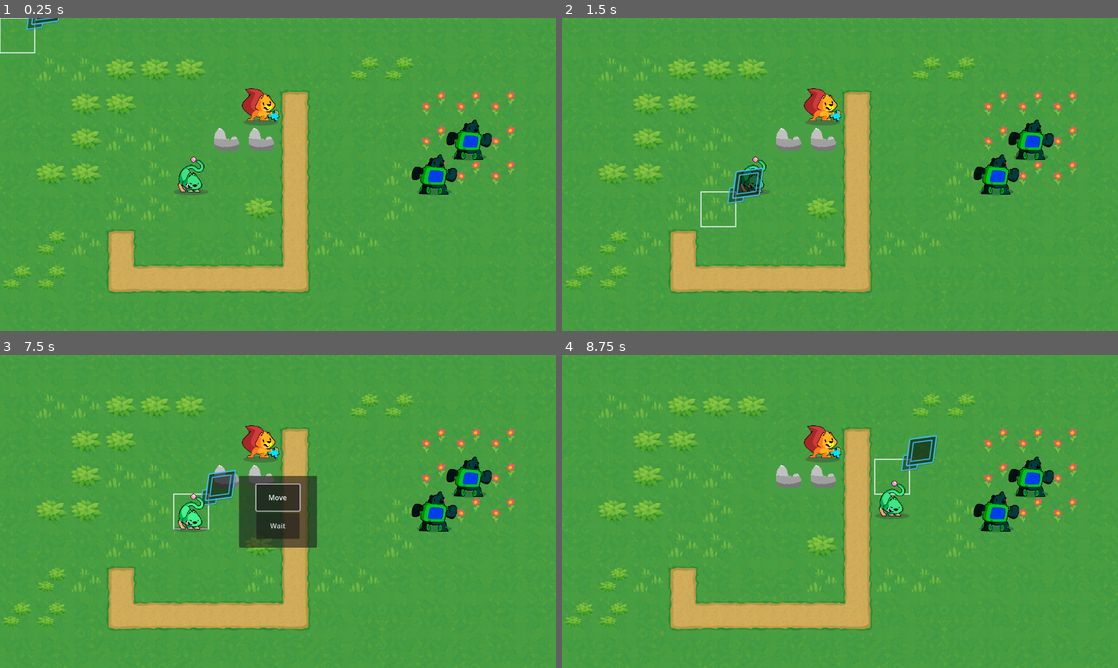
Above: before the commit, frames 1-4 (two rows, left to right).
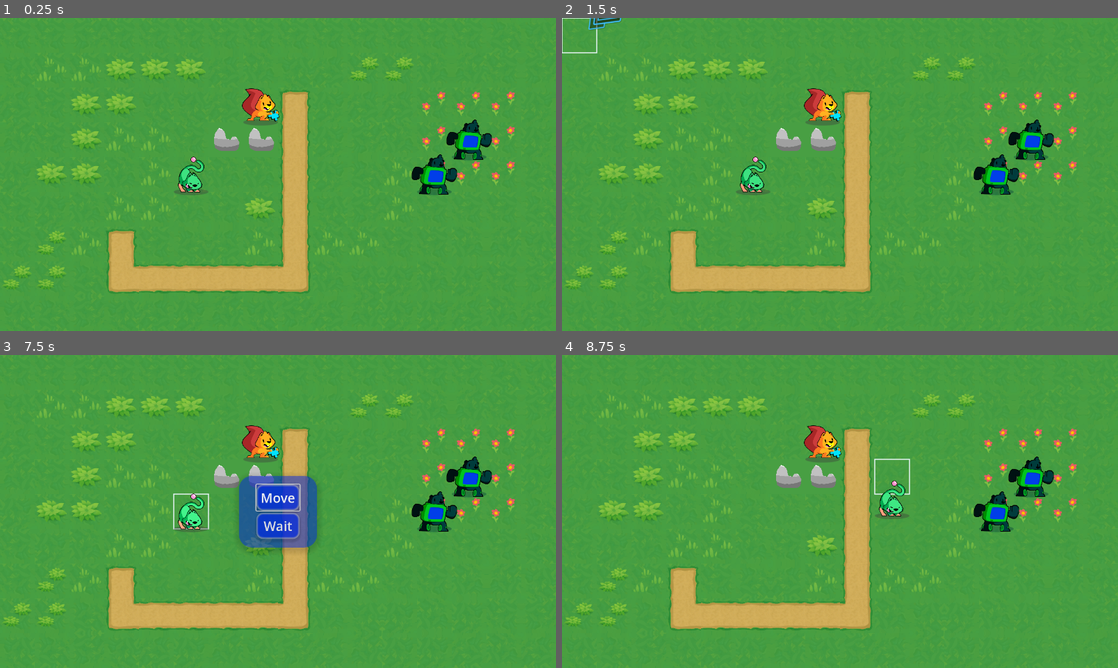
Above: after the commit, the same moments.

Repository: mojius/FarmStrategy
Game: Godot game, scene res://Main.tscn
The game is run twice, just before and just after one commit, with the same random seed, the same clock (stepped at 60 frames per second) and the same inputs.
Inputs (mouse positions are in pixels of both pictures, inside the frame that each line leads up to):
- Up to frame 1 (0.25 s): no input
- Up to frame 2 (1.5 s): tap Enter (ui_accept) at 0.5, 0.77 s; move the mouse to (962, 158) at 0.52 s; press the mouse at (962, 158) at 0.53 s; hold Right (ui_right) 0.53-1.28 s; move the mouse to (728, 190) at 1.27 s; release the mouse at (728, 190) at 1.28 s; hold Down (ui_down) from 1.28 s (still down); click (728, 190) at 1.35 s
- Up to frame 3 (7.5 s): tap Enter (ui_accept) at 1.52, 2, 2.75, 3.02, 3.5, 3.77, 4.25, 4.52, 5, 6.02, 6.77 s; move the mouse to (333, 442) at 2.02 s; release Down (ui_down) at 2.03 s; press the mouse at (333, 442) at 2.03 s; hold Right (ui_right) 2.03-2.78 s; move the mouse to (250, 574) at 2.77 s; release the mouse at (250, 574) at 2.78 s; hold Up (ui_up) 2.78-3.53 s; click (250, 574) at 2.85 s; move the mouse to (444, 558) at 3.52 s; press the mouse at (444, 558) at 3.53 s; hold Left (ui_left) 3.53-5.03 s; move the mouse to (111, 464) at 4.27 s; release the mouse at (111, 464) at 4.28 s; click (111, 464) at 4.35 s; move the mouse to (305, 511) at 5.02 s; press the mouse at (305, 511) at 5.03 s; hold Down (ui_down) 5.03-5.78 s; move the mouse to (194, 433) at 5.77 s; release the mouse at (194, 433) at 5.78 s; hold Right (ui_right) 5.78-6.53 s; click (194, 433) at 5.85 s; move the mouse to (400, 495) at 6.52 s; press the mouse at (400, 495) at 6.53 s; hold Up (ui_up) 6.53-7.28 s; move the mouse to (166, 527) at 7.27 s; release the mouse at (166, 527) at 7.28 s; hold Right (ui_right) from 7.28 s (still down); click (166, 527) at 7.35 s
- Up to frame 4 (8.75 s): tap Enter (ui_accept) at 7.52 s; move the mouse to (895, 442) at 8.02 s; release Right (ui_right) at 8.03 s; press the mouse at (895, 442) at 8.03 s; hold Down (ui_down) from 8.03 s (still down)

The runs differ from the first frame. In frame 1, 0.2% of the frame differs, in the area x 0-11%, y 0-12%; in frame 2, 0.8%; in frame 3, 3.7%, in the area x 36-57%, y 36-63%; in frame 4, 0.5%.

Commit message:
Some stats, UI work

Diff:
--- a/Main.tscn
+++ b/Main.tscn
@@ -11,6 +11,15 @@
 [ext_resource type="Texture2D" uid="uid://ck05qwlp8ti8h" path="res://Units/squirrel.png" id="8_bib8g"]
 [ext_resource type="Texture2D" uid="uid://b8ihnph4238fy" path="res://Units/bear.png" id="8_r13vx"]
 [ext_resource type="Texture2D" uid="uid://bncyyswwdl0lc" path="res://Units/bugcat.png" id="9_mrwsr"]
+[ext_resource type="Script" path="res://Units/Stats.gd" id="10_6aeo4"]
+
+[sub_resource type="Resource" id="Resource_nek10"]
+script = ExtResource("10_6aeo4")
+max_hp = 20
+hp_override = false
+override = 0
+attack = 3
+defense = 2
 
 [node name="Main" type="Node2D"]
 
@@ -39,6 +48,7 @@
 [node name="Bear" parent="GameBoard" instance=ExtResource("2_n3f5l")]
 modulate = Color(0, 1, 1, 1)
 position = Vector2(1097, 288)
+stats = SubResource("Resource_nek10")
 _faction = "Enemy"
 skin = ExtResource("8_r13vx")
 move_speed = 500
@@ -55,5 +65,6 @@
 skin = ExtResource("9_mrwsr")
 move_speed = 500
 
+[connection signal="cursor_enable" from="GameBoard" to="GameBoard/Cursor" method="_on_game_board_cursor_enable"]
 [connection signal="accept_pressed" from="GameBoard/Cursor" to="GameBoard" method="_on_cursor_accept_pressed"]
 [connection signal="moved" from="GameBoard/Cursor" to="GameBoard" method="_on_cursor_moved"]
--- a/Menu/ActionMenu.tscn
+++ b/Menu/ActionMenu.tscn
@@ -1,5 +1,6 @@
-[gd_scene load_steps=2 format=3 uid="uid://p1k7ttutslso"]
+[gd_scene load_steps=3 format=3 uid="uid://p1k7ttutslso"]
 
+[ext_resource type="Theme" uid="uid://f3cwprpras7p" path="res://Menu/theme.tres" id="1_e4pik"]
 [ext_resource type="Script" path="res://Menu/ActionMenu.gd" id="1_imsb6"]
 
 [node name="ActionMenu" type="PanelContainer"]
@@ -14,6 +15,7 @@
 offset_bottom = 33.0
 grow_horizontal = 2
 grow_vertical = 2
+theme = ExtResource("1_e4pik")
 script = ExtResource("1_imsb6")
 
 [node name="MarginContainer" type="MarginContainer" parent="."]
--- a/Menu/AttackMenu.tscn
+++ b/Menu/AttackMenu.tscn
@@ -1,5 +1,6 @@
-[gd_scene load_steps=2 format=3 uid="uid://bb2ei8xiarkye"]
+[gd_scene load_steps=3 format=3 uid="uid://bb2ei8xiarkye"]
 
+[ext_resource type="Theme" uid="uid://f3cwprpras7p" path="res://Menu/theme.tres" id="1_1gcg6"]
 [ext_resource type="Script" path="res://Menu/AttackMenu.gd" id="1_lj351"]
 
 [node name="AttackMenu" type="PanelContainer"]
@@ -14,6 +15,7 @@
 offset_bottom = 33.0
 grow_horizontal = 2
 grow_vertical = 2
+theme = ExtResource("1_1gcg6")
 script = ExtResource("1_lj351")
 
 [node name="MarginContainer" type="MarginContainer" parent="."]
--- /dev/null
+++ b/Menu/Button/theme_button.tres
@@ -0,0 +1,18 @@
+[gd_resource type="StyleBoxFlat" format=3 uid="uid://bxclfniaia3ey"]
+
+[resource]
+bg_color = Color(0.00392157, 0.168627, 0.941176, 0.658824)
+border_width_left = 5
+border_width_top = 5
+border_width_right = 5
+border_width_bottom = 5
+border_color = Color(0.8, 0.8, 0.8, 0.486275)
+border_blend = true
+corner_radius_top_left = 15
+corner_radius_top_right = 15
+corner_radius_bottom_right = 15
+corner_radius_bottom_left = 15
+corner_detail = 6
+shadow_color = Color(0, 0, 0, 0.133333)
+shadow_size = 5
+shadow_offset = Vector2(0, 5.165)
--- /dev/null
+++ b/Menu/Button/theme_button_disabled.tres
@@ -0,0 +1,18 @@
+[gd_resource type="StyleBoxFlat" format=3 uid="uid://bsf31ydpkaewi"]
+
+[resource]
+bg_color = Color(0, 0.0627451, 0.513726, 0.427451)
+border_width_left = 5
+border_width_top = 5
+border_width_right = 5
+border_width_bottom = 5
+border_color = Color(0.8, 0.8, 0.8, 0)
+border_blend = true
+corner_radius_top_left = 15
+corner_radius_top_right = 15
+corner_radius_bottom_right = 15
+corner_radius_bottom_left = 15
+corner_detail = 6
+shadow_color = Color(0, 0, 0, 0.133333)
+shadow_size = 5
+shadow_offset = Vector2(0, 5.165)
--- /dev/null
+++ b/Menu/Button/theme_button_hover.tres
@@ -0,0 +1,18 @@
+[gd_resource type="StyleBoxFlat" format=3 uid="uid://cc7nu0ow0ppoq"]
+
+[resource]
+bg_color = Color(0.396078, 0.584314, 0.996078, 0.658824)
+border_width_left = 5
+border_width_top = 5
+border_width_right = 5
+border_width_bottom = 5
+border_color = Color(0.8, 0.8, 0.8, 0.486275)
+border_blend = true
+corner_radius_top_left = 15
+corner_radius_top_right = 15
+corner_radius_bottom_right = 15
+corner_radius_bottom_left = 15
+corner_detail = 6
+shadow_color = Color(0, 0, 0, 0.133333)
+shadow_size = 5
+shadow_offset = Vector2(0, 5.165)
--- /dev/null
+++ b/Menu/Button/theme_button_toggled.tres
@@ -0,0 +1,18 @@
+[gd_resource type="StyleBoxFlat" format=3 uid="uid://c3qcwedxbr021"]
+
+[resource]
+bg_color = Color(0, 0.0627451, 0.513726, 0.976471)
+border_width_left = 5
+border_width_top = 5
+border_width_right = 5
+border_width_bottom = 5
+border_color = Color(0.8, 0.8, 0.8, 0.486275)
+border_blend = true
+corner_radius_top_left = 15
+corner_radius_top_right = 15
+corner_radius_bottom_right = 15
+corner_radius_bottom_left = 15
+corner_detail = 6
+shadow_color = Color(0, 0, 0, 0.133333)
+shadow_size = 5
+shadow_offset = Vector2(0, 5.165)
--- /dev/null
+++ b/Menu/MidCombatMenu.tscn
@@ -0,0 +1,9 @@
+[gd_scene format=3 uid="uid://cdudjcliwh06x"]
+
+[node name="MidCombatMenu" type="Control"]
+layout_mode = 3
+anchors_preset = 15
+anchor_right = 1.0
+anchor_bottom = 1.0
+grow_horizontal = 2
+grow_vertical = 2
--- /dev/null
+++ b/Menu/PreCombatStatsMenu.tscn
@@ -0,0 +1,113 @@
+[gd_scene load_steps=2 format=3 uid="uid://ckmkppn6nfw6l"]
+
+[ext_resource type="Theme" uid="uid://f3cwprpras7p" path="res://Menu/theme.tres" id="1_lx8et"]
+
+[node name="PanelContainer" type="PanelContainer"]
+anchors_preset = -1
+anchor_left = 0.369
+anchor_top = 0.34
+anchor_right = 0.58
+anchor_bottom = 0.633
+offset_left = 110.68
+offset_top = 103.7
+offset_right = -111.4
+offset_bottom = -104.26
+grow_horizontal = 2
+grow_vertical = 2
+theme = ExtResource("1_lx8et")
+
+[node name="MarginContainer" type="MarginContainer" parent="."]
+layout_mode = 2
+theme_override_constants/margin_left = 40
+theme_override_constants/margin_top = 40
+theme_override_constants/margin_right = 40
+theme_override_constants/margin_bottom = 40
+
+[node name="HBoxContainer" type="HBoxContainer" parent="MarginContainer"]
+layout_mode = 2
+theme_override_constants/separation = 30
+
+[node name="Info" type="VBoxContainer" parent="MarginContainer/HBoxContainer"]
+layout_mode = 2
+
+[node name="Empty" type="Label" parent="MarginContainer/HBoxContainer/Info"]
+layout_mode = 2
+
+[node name="HP" type="Label" parent="MarginContainer/HBoxContainer/Info"]
+layout_mode = 2
+text = "HP"
+horizontal_alignment = 1
+
+[node name="Attack" type="Label" parent="MarginContainer/HBoxContainer/Info"]
+layout_mode = 2
+text = "Attack"
+horizontal_alignment = 1
+
+[node name="Defense" type="Label" parent="MarginContainer/HBoxContainer/Info"]
+layout_mode = 2
+text = "Defense"
+horizontal_alignment = 1
+
+[node name="HitChance" type="Label" parent="MarginContainer/HBoxContainer/Info"]
+layout_mode = 2
+text = "% to Hit"
+horizontal_alignment = 1
+
+[node name="Unit1" type="VBoxContainer" parent="MarginContainer/HBoxContainer"]
+layout_mode = 2
+
+[node name="Name" type="Label" parent="MarginContainer/HBoxContainer/Unit1"]
+layout_mode = 2
+text = "Unit1"
+horizontal_alignment = 1
+
+[node name="HP" type="Label" parent="MarginContainer/HBoxContainer/Unit1"]
+layout_mode = 2
+text = "0"
+horizontal_alignment = 1
+
+[node name="Attack" type="Label" parent="MarginContainer/HBoxContainer/Unit1"]
+layout_mode = 2
+text = "0"
+horizontal_alignment = 1
+
+[node name="Defense" type="Label" parent="MarginContainer/HBoxContainer/Unit1"]
+layout_mode = 2
+text = "0"
+horizontal_alignment = 1
+
+[node name="HitChance" type="Label" parent="MarginContainer/HBoxContainer/Unit1"]
+layout_mode = 2
+text = "0"
+horizontal_alignment = 1
+
+[node name="VSeparator" type="VSeparator" parent="MarginContainer/HBoxContainer"]
+layout_mode = 2
+theme_override_constants/separation = 30
+
+[node name="Unit2" type="VBoxContainer" parent="MarginContainer/HBoxContainer"]
+layout_mode = 2
+
+[node name="Name" type="Label" parent="MarginContainer/HBoxContainer/Unit2"]
+layout_mode = 2
+text = "Unit2"
+
+[node name="HP" type="Label" parent="MarginContainer/HBoxContainer/Unit2"]
+layout_mode = 2
+text = "0"
+horizontal_alignment = 1
+
+[node name="Attack" type="Label" parent="MarginContainer/HBoxContainer/Unit2"]
+layout_mode = 2
+text = "0"
+horizontal_alignment = 1
+
+[node name="Defense" type="Label" parent="MarginContainer/HBoxContainer/Unit2"]
+layout_mode = 2
+text = "0"
+horizontal_alignment = 1
+
+[node name="HitChance" type="Label" parent="MarginContainer/HBoxContainer/Unit2"]
+layout_mode = 2
+text = "0"
+horizontal_alignment = 1
--- /dev/null
+++ b/Menu/theme.tres
@@ -0,0 +1,31 @@
+[gd_resource type="Theme" load_steps=8 format=3 uid="uid://f3cwprpras7p"]
+
+[ext_resource type="StyleBox" uid="uid://bsf31ydpkaewi" path="res://Menu/Button/theme_button_disabled.tres" id="1_57iry"]
+[ext_resource type="SystemFont" uid="uid://dj1bgtyee74sy" path="res://Menu/theme_font.tres" id="1_xf715"]
+[ext_resource type="StyleBox" uid="uid://bxclfniaia3ey" path="res://Menu/Button/theme_button.tres" id="2_26mvc"]
+[ext_resource type="StyleBox" uid="uid://cyuclyxxcf38k" path="res://Menu/theme_style_box_flat.tres" id="2_emyl3"]
+[ext_resource type="StyleBox" uid="uid://cc7nu0ow0ppoq" path="res://Menu/Button/theme_button_hover.tres" id="2_ibwuy"]
+[ext_resource type="StyleBox" uid="uid://c3qcwedxbr021" path="res://Menu/Button/theme_button_toggled.tres" id="3_45bo4"]
+
+[sub_resource type="StyleBoxEmpty" id="StyleBoxEmpty_djvp3"]
+
+[resource]
+default_font = ExtResource("1_xf715")
+default_font_size = 30
+Button/styles/disabled = ExtResource("1_57iry")
+Button/styles/focus = null
+Button/styles/hover = ExtResource("2_ibwuy")
+Button/styles/normal = ExtResource("2_26mvc")
+Button/styles/pressed = ExtResource("3_45bo4")
+Label/colors/font_color = Color(1, 1, 1, 1)
+Label/colors/font_outline_color = Color(1, 1, 1, 1)
+Label/colors/font_shadow_color = Color(0, 0, 0, 0)
+Label/constants/line_spacing = 1
+Label/constants/outline_size = 1
+Label/constants/shadow_offset_x = 1
+Label/constants/shadow_offset_y = 1
+Label/constants/shadow_outline_size = 1
+Label/fonts/font = ExtResource("1_xf715")
+Label/styles/normal = SubResource("StyleBoxEmpty_djvp3")
+Panel/styles/panel = ExtResource("2_emyl3")
+PanelContainer/styles/panel = ExtResource("2_emyl3")
--- /dev/null
+++ b/Menu/theme_font.tres
@@ -0,0 +1,5 @@
+[gd_resource type="SystemFont" format=3 uid="uid://dj1bgtyee74sy"]
+
+[resource]
+font_names = PackedStringArray("Mozart NBP")
+multichannel_signed_distance_field = true
--- /dev/null
+++ b/Menu/theme_style_box_flat.tres
@@ -0,0 +1,13 @@
+[gd_resource type="StyleBoxFlat" format=3 uid="uid://cyuclyxxcf38k"]
+
+[resource]
+bg_color = Color(0.00392157, 0.168627, 0.941176, 0.470588)
+border_color = Color(0.8, 0.8, 0.8, 0)
+corner_radius_top_left = 30
+corner_radius_top_right = 30
+corner_radius_bottom_right = 30
+corner_radius_bottom_left = 30
+corner_detail = 6
+shadow_color = Color(0, 0, 0, 0.133333)
+shadow_size = 15
+shadow_offset = Vector2(0, 5.165)
--- /dev/null
+++ b/Units/Stats.gd
@@ -0,0 +1,10 @@
+# The purpose of this file is to have a stats object that can easily be passed around for calculations.
+class_name Stats extends Resource
+
+# All stats are pretty self-explanatory, except hp_override,
+# which sets HP to a custom value by default besides the maximum.
+@export var max_hp: int = 1
+@export var hp_override: bool
+@export var override: int = 0
+@export var attack: int = 1
+@export var defense: int = 1
--- /dev/null
+++ b/Units/Stats.tres
@@ -0,0 +1,11 @@
+[gd_resource type="Resource" script_class="Stats" load_steps=2 format=3 uid="uid://coc1muiqimkfl"]
+
+[ext_resource type="Script" path="res://Units/Stats.gd" id="1_5obap"]
+
+[resource]
+script = ExtResource("1_5obap")
+max_hp = 20
+hp_override = false
+override = 0
+attack = 8
+defense = 4
--- a/Units/Unit.gd
+++ b/Units/Unit.gd
@@ -6,8 +6,12 @@
 class_name Unit
 extends Path2D
 
-# Preload the `Grid.tres` resource you created in the previous part.
+# Singleton with information about the size of the grid.
 @export var grid: Resource = preload("res://GameBoard/Grid.tres")
+
+# Unit stats.
+@export var stats: Resource = preload("res://Units/Stats.tres")
+
 # Distance to which the unit can walk in cells.
 # We'll use this to limit the cells the unit can move to.
 @export var move_range := 6
@@ -83,7 +87,8 @@
 	is_selected = value
 	if is_selected:
 		if(_faction == "Player"):
-			SoundManager.Menu_Select_Sound()
+			#SoundManager.Menu_Select_Sound()
+			pass
 		_anim_state = "selected"
 	else:
 		# BD.: Doing this hacky little thing for exhaust.
Not shown: 1 places in Main.tscn that only renumber resources
